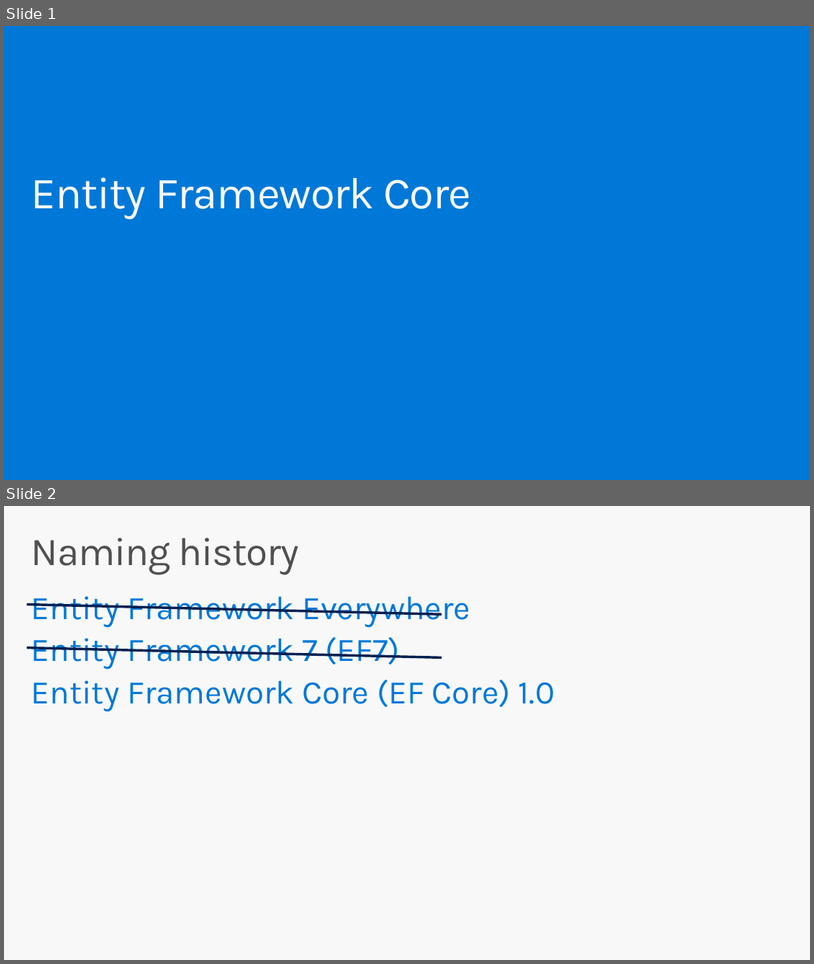
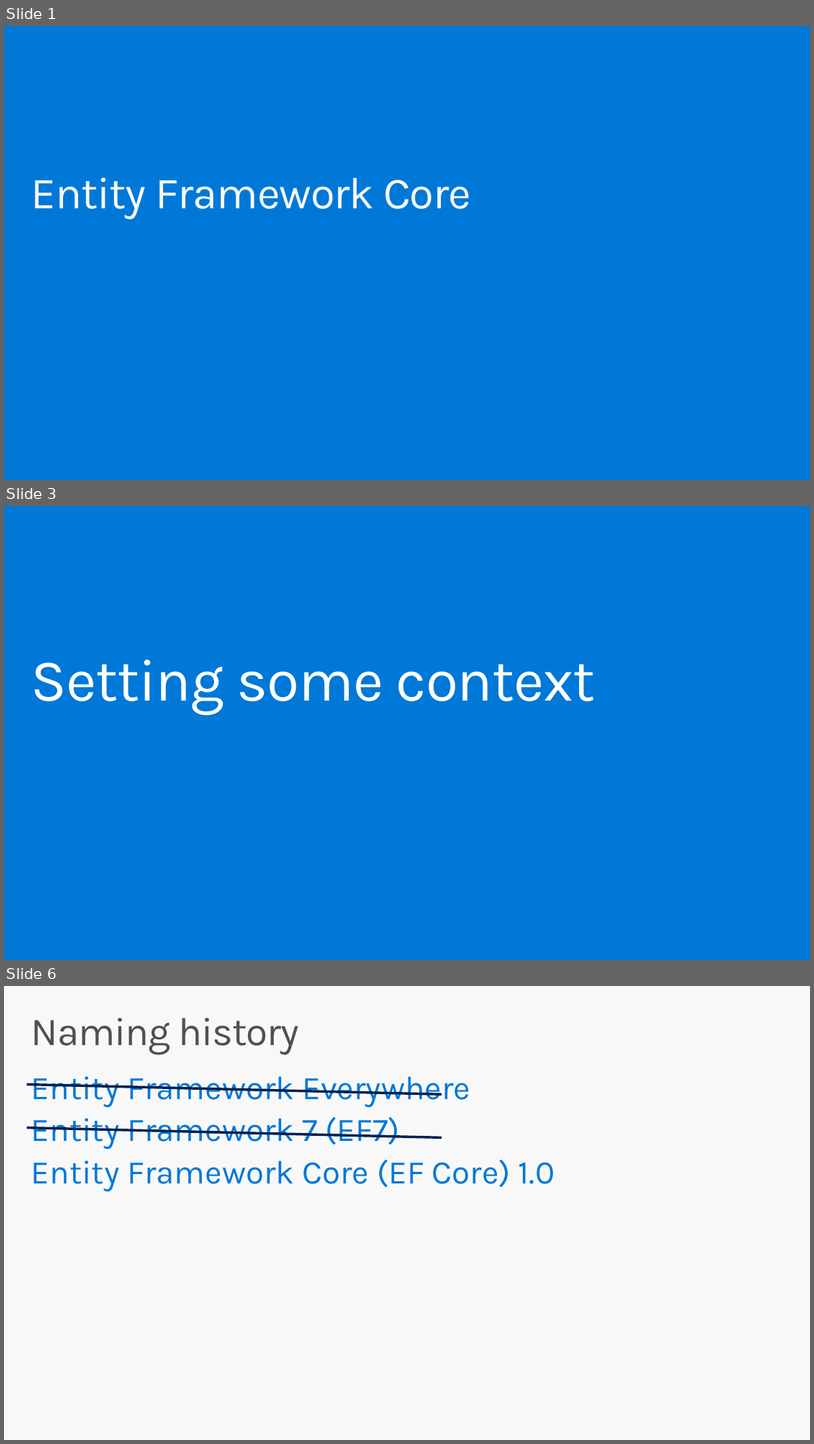
Before and after one commit to rowanmiller/Demo-EFCore, a slide deck: SlideDeck.pptx. Shown one above the other, each under a label of ours: slides 1 and 2 before the commit, slides 1, 3 and 6 after it; the slides between them are not shown. The pictures are 814x964 and 814x1444 pixels, drawn with LibreOffice and Linux fonts; fonts in the diff are those of the drawing. Boxes give left, top, right and bottom in pixels: in the first picture for what was removed or moved away, otherwise in the second. Text is boxed around its words. In the diff, an @@ line names an element or a change of style, - is before the commit and + after.

```diff
--- a/SlideDeck.pptx
+++ b/SlideDeck.pptx
@@ slide 3 added at [4, 506, 810, 960], background #0078D7 @@
@@ title added at [31, 659, 596, 715], 72 pt, text #FFFFFF @@
+Setting some context
@@ what was slide 2 is now slide 6 @@
```
Also in this commit, not shown: 10 slides changed, 5 other slides added, 1 slide removed, 1 other file.
